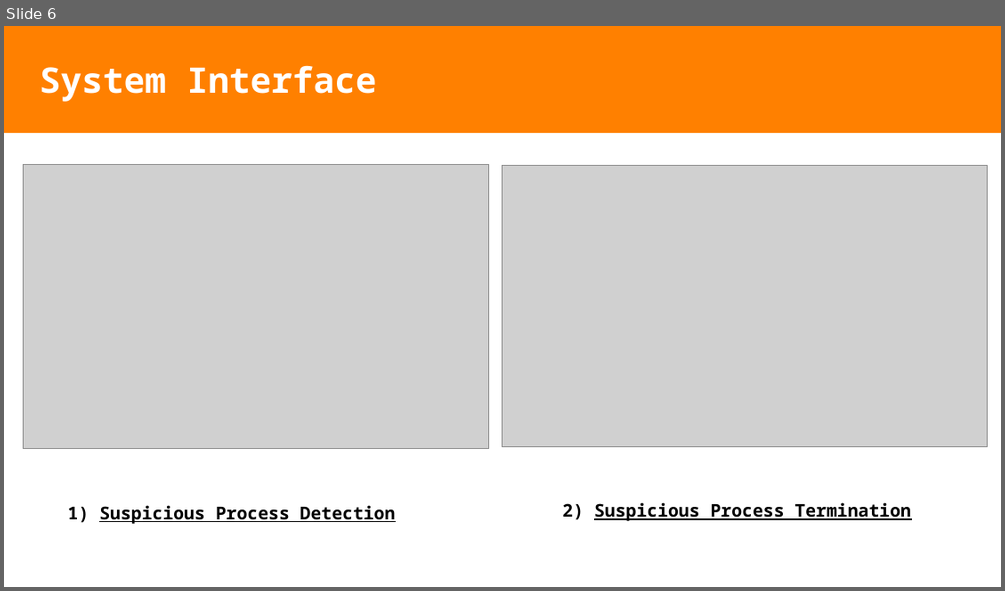
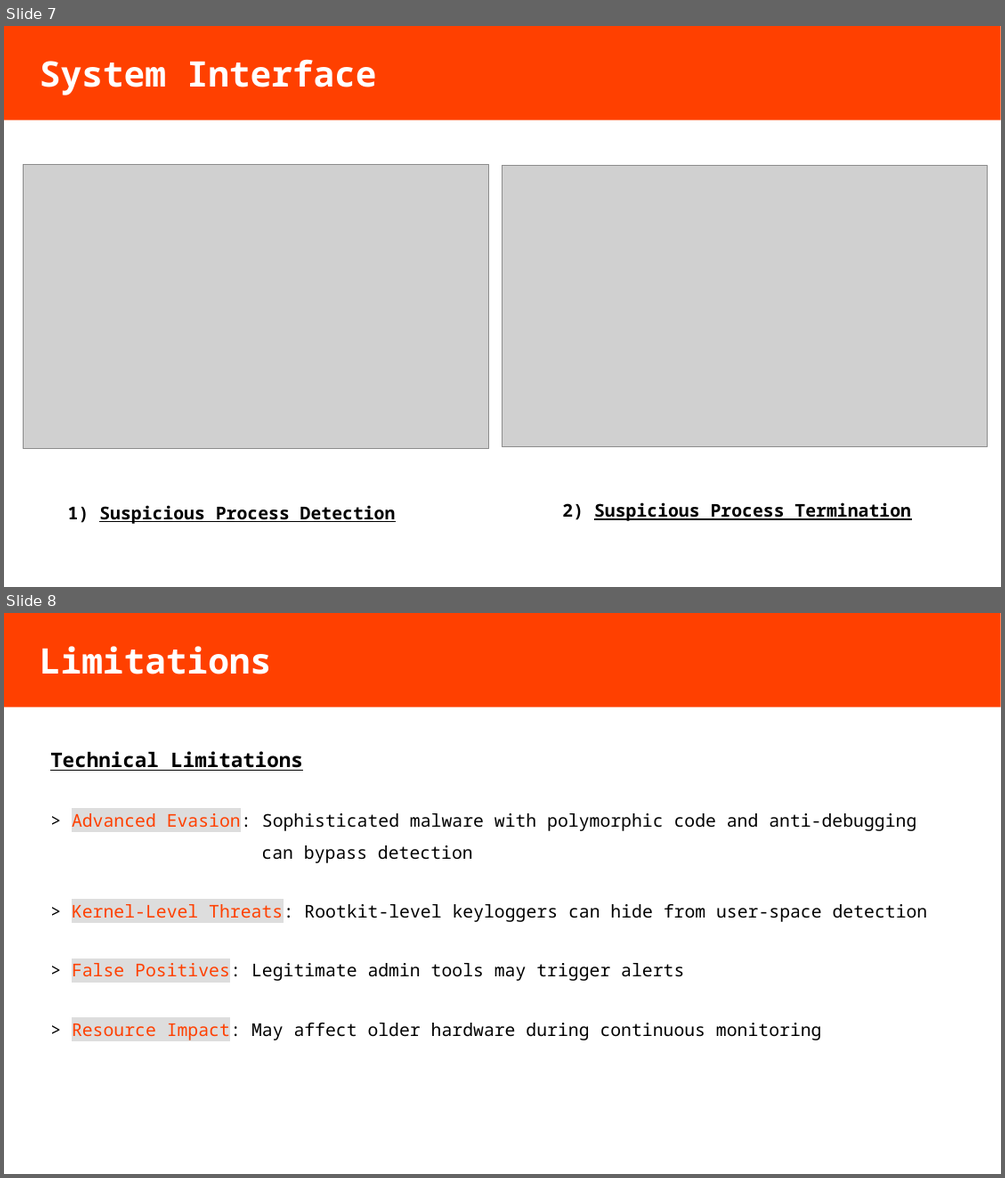
Before and after one commit to bit-web24/keylogger-detection-system, a slide deck: docs/presentation.odp. Shown one above the other, each under a label of ours: slide 6 before the commit, slides 7 and 8 after it. The pictures are 1005x591 and 1005x1178 pixels, drawn with LibreOffice and Linux fonts; fonts in the diff are those of the drawing; grey boxes stand for pictures. Boxes give left, top, right and bottom in pixels: in the first picture for what was removed or moved away, otherwise in the second. Text is boxed around its words. In the diff, an @@ line names an element or a change of style, - is before the commit and + after.

```diff
--- a/docs/presentation.odp
+++ b/docs/presentation.odp
@@ slide 8 added at [4, 613, 1001, 1174], background #FFFFFF @@
@@ title added at [4, 613, 1001, 707], fill #FF4000, 28 pt, text #FFFFFF, bold @@
+Limitations
@@ text added at [50, 751, 928, 1040], 14 pt, text #000000 @@
+Technical Limitations
+> Advanced Evasion: Sophisticated malware with polymorphic code and anti-debugging can bypass detection
+> Kernel-Level Threats: Rootkit-level keyloggers can hide from user-space detection
+> False Positives: Legitimate admin tools may trigger alerts
+> Resource Impact: May affect older hardware during continuous monitoring
@@ what was slide 6 is now slide 7 @@
@@ slide 7 changed as well @@
@@ title "System Interface": place and size @@
-title "System Interface" at [4, 26, 1001, 133]
+title "System Interface" at [4, 26, 1001, 120]
@@ title "System Interface" at [4, 26, 1001, 120]: fill #FF8000 to #FF4000 @@
```
Also in this commit, not shown: 6 other slides changed, 2 other slides added, 1 slide removed.
